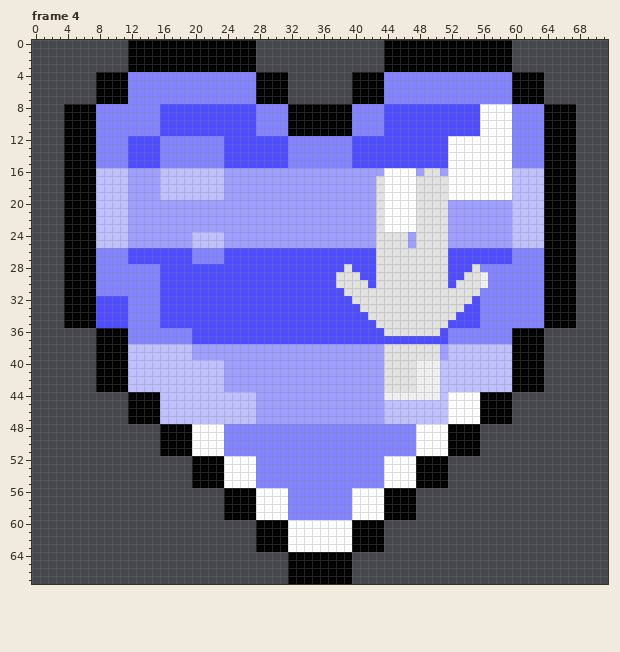
Two versions of one pixel-art file, Template (28 frames).aseprite. The picture above was drawn from the file before the commit.
72x68 pixels, 28 frames. Colours within 5 levels of each other are drawn and written as one. Shown: frame 4. The commit also changed other frames, which this record leaves out.
Now the later version:
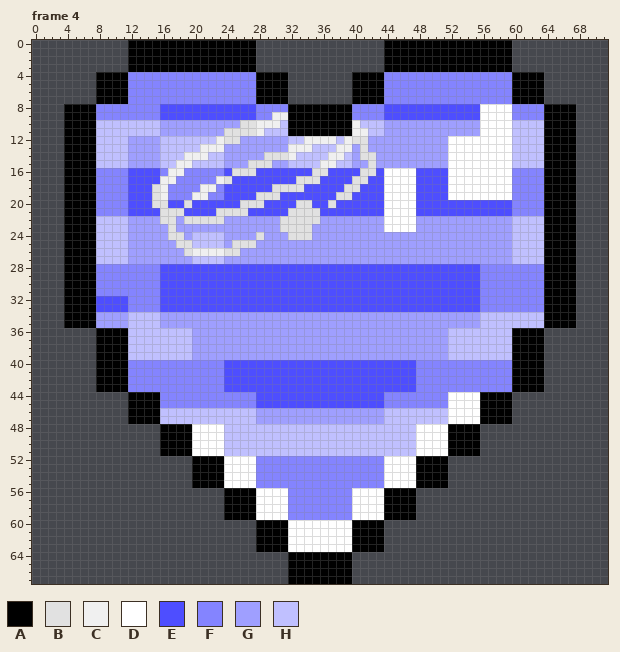
Palette (. is transparent): A #000000  B #e1e1e1  C #f0f0f0  D #ffffff  E #4e4eff  F #8484ff  G #9f9fff  H #c0c0ff
Diff:
layer "Horizontal Stripes/5 Stripes" now hidden
layer "Upside Down Person" now hidden
layer "Collar" added
Changed rows in their new state; - is an unchanged pixel.
Frame 4:
first column x 8:
 9 ----------------------CC--------------------------------
10 HHHHHHHHGGGGGGGGGGBBCCCH--------CHHHGGGGGGGGGGGG----HHHH
11 HHHHHHHHGGGGGGGGBBBBCHHH--------CCHHGGGGGGGGGGGG----HHHH
12 HHHHGGGGHHHHHHHCBBGGGGGGHHCCCCHCBBGGGGGGGGGG--------HHHH
13 HHHHGGGGHHHHHCCCGGGGGGGGCCCHHHCCGBGGGGGGGGGG--------HHHH
14 HHHHGGGGHHHCCCHHGGGGGBBBCHHHHCCHGBBGGGGGGGGG--------HHHH
15 HHHHGGGGHHCCHHHHGGGBBBGGHHHHCCHHGGBGGGGGGGGG--------HHHH
16 FFFFEEEEFCCFFFFFEBBBEEEEEEEBBEEEEBBE----EEEE--------FFFF
17 FFFFEEEECCFFFFFCBEEEEEEEEBBBEEEEBBEE----EEEE--------FFFF
18 FFFFEEEBCFFFFCCFEEEEEEBBBBEEEEEBBEEE----EEEE--------FFFF
19 FFFFEEEBCFFFCCFFEEEEBBBEEEEEEEBBEEEE----EEEE--------FFFF
20 FFFFEEEBBEEBEEEEEEBBBEEEEBBEEBEEEEEE----EEEEEEEEEEEEFFFF
21 FFFFEEEEBBBEEEEBBBBEEEEEBBBBEEEEEEEE----EEEEEEEEEEEEFFFF
22 --------BB-BBBBB-------BBBBB-------G----GGGG------------
23 ---------B-------------BBBB--------G----GGGG------------
24 ---------BB---------B---BBB--------GGGG-GGGG------------
25 ----------BB-----BBB---------------GGGG-GGGG------------
26 HHHHGGGGGGGBCCCCBBGGGGGGGGGGGGGGGGGGGGGGGGGGGGGGGGGGHHHH
27 HHHHGGGGGGGGHHHHGGGGGGGGGGGGGGGGGGGGGGGGGGGGGGGGGGGGHHHH
28 -------------------------------E---EEEEEEEEE---E--------
29 ------------------------------EEE--EEEEEEEEE--EEF-------
30 ------------------------------EEEE-EEEEEEEEE-EEEF-------
31 -------------------------------EEEEEEEEEEEEEEEEE--------
32 --------------------------------EEEEEEEEEEEEEEE---------
33 ---------------------------------EEEEEEEEEEEEE----------
34 GGGGHHHHGGGGGGGGGGGGGGGGGGGGGGGGGGGGGGGGGGGGGGGGHHHHHHHH
35 GGGGHHHHGGGGGGGGGGGGGGGGGGGGGGGGGGGGGGGGGGGGGGGGHHHHHHHH
36 ----HHHHHHHHGGGGGGGGGGGGGGGGGGGGGGGGGGGGGGGGHHHHHHHH----
37 ----HHHHHHHHGGGGGGGGGGGGGGGGGGGGGGGGGGGGGGGGHHHHHHHH----
38 ------------------------------------GGGGGGG-------------
39 ------------------------------------GGGGGGG-------------
40 ----FFFFFFFFFFFFEEEEEEEEEEEEEEEEEEEEEEEEFFFFFFFFFFFF----
41 ----FFFFFFFFFFFFEEEEEEEEEEEEEEEEEEEEEEEEFFFFFFFFFFFF----
42 ----FFFFFFFFFFFFEEEEEEEEEEEEEEEEEEEEEEEEFFFFFFFFFFFF----
43 ----FFFFFFFFFFFFEEEEEEEEEEEEEEEEEEEEEEEEFFFFFFFFFFFF----
44 --------FFFFFFFFFFFFEEEEEEEEEEEEEEEEFFFFFFFF------------
45 --------FFFFFFFFFFFFEEEEEEEEEEEEEEEEFFFFFFFF------------
48 ----------------HHHHHHHHHHHHHHHHHHHHHHHH----------------
49 ----------------HHHHHHHHHHHHHHHHHHHHHHHH----------------
50 ----------------HHHHHHHHHHHHHHHHHHHHHHHH----------------
51 ----------------HHHHHHHHHHHHHHHHHHHHHHHH----------------
